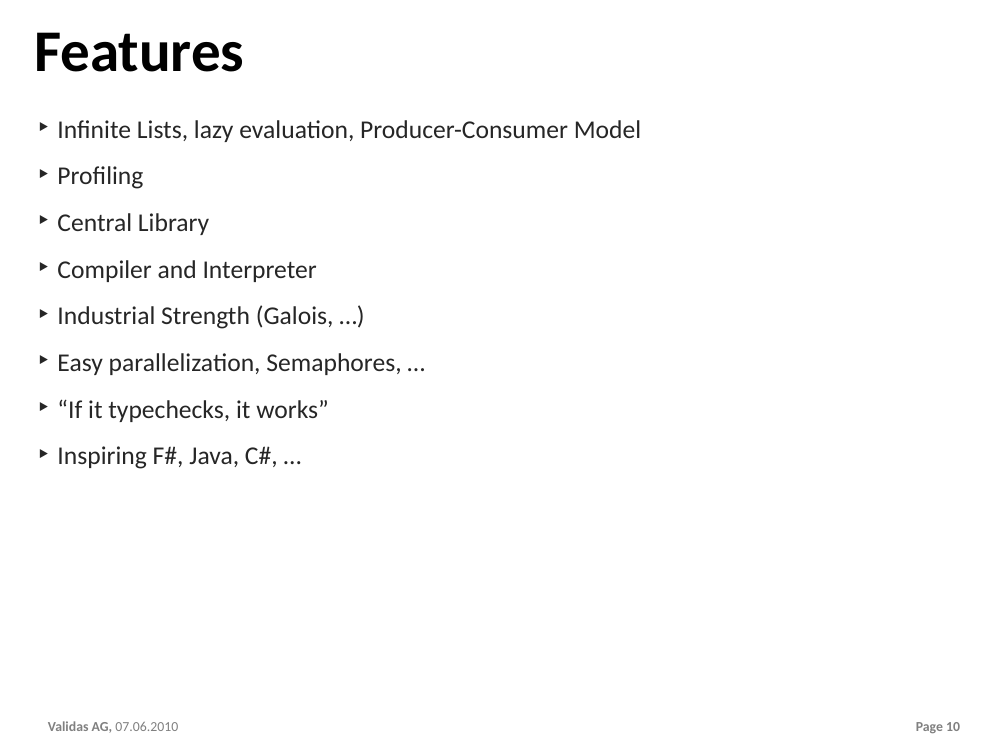
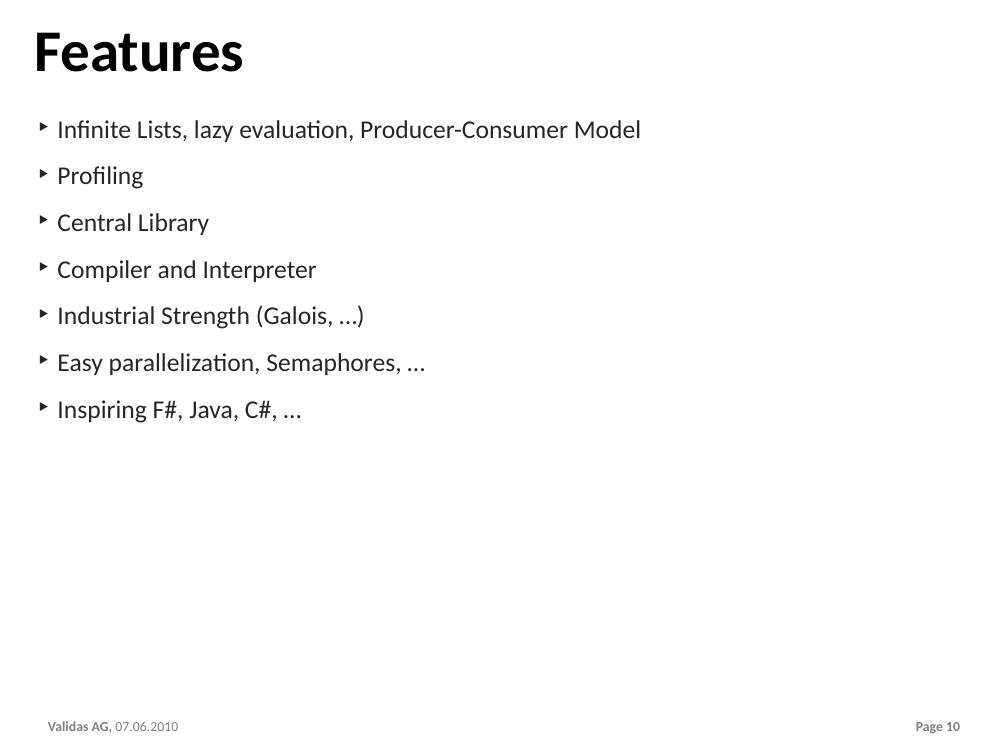
Before and after one commit to theoremprover/chess, a slide deck: slide 10 of ppt/Chess200.pptx. Drawn at 1008x756 pixels with LibreOffice and Linux fonts; fonts in the diff are those of the drawing; background and template pictures are left out. Boxes give left, top, right and bottom in pixels: in the first picture for what was removed or moved away, otherwise in the second. Text is boxed around its words. In the diff, an @@ line names an element or a change of style, - is before the commit and + after.

```diff
--- a/ppt/Chess200.pptx
+++ b/ppt/Chess200.pptx
@@ text at (57, 399, 329, 422): paragraph removed @@
-‣ “If it typechecks, it works”
```
Also in this commit, not shown: 6 slides added.
